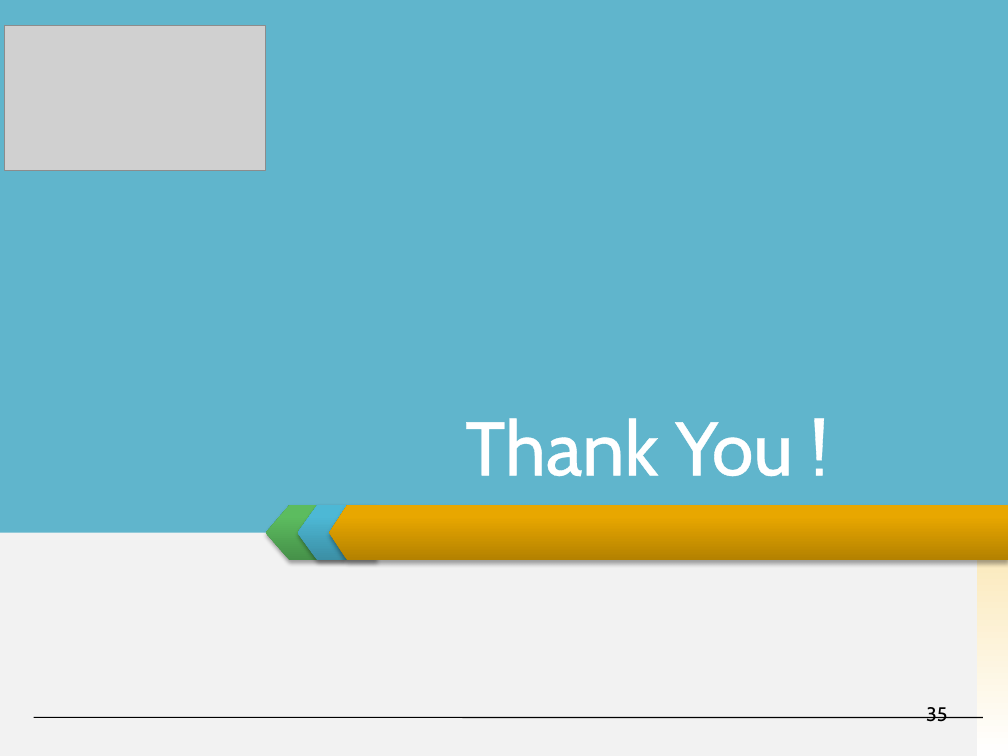
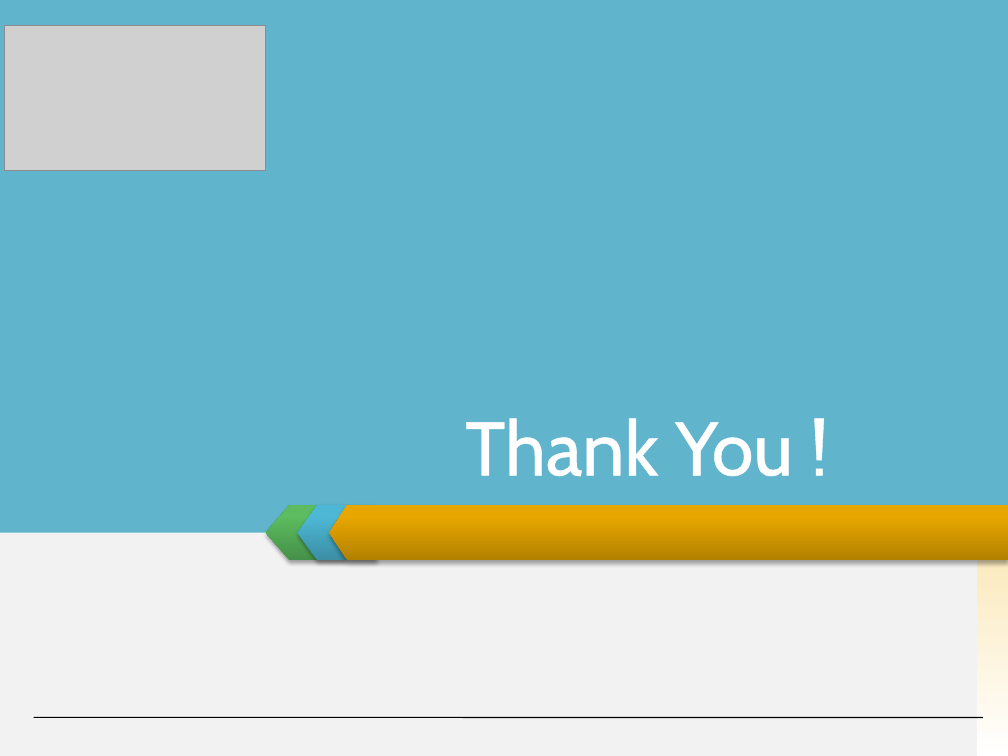
Before and after one commit to invisibleghost/e-learning-website, a slide deck: slide 35 of Document/Final report/Slide Present E-Learning.pptx. Drawn at 1008x756 pixels with LibreOffice and Linux fonts; fonts in the diff are those of the drawing; grey boxes stand for pictures. Boxes give left, top, right and bottom in pixels: in the first picture for what was removed or moved away, otherwise in the second. Text is boxed around its words. In the diff, an @@ line names an element or a change of style, - is before the commit and + after.

```diff
--- a/Document/Final report/Slide Present E-Learning.pptx
+++ b/Document/Final report/Slide Present E-Learning.pptx
@@ page number removed at (926,707,947,722) @@
-35
```
Also in this commit, not shown: 5 other slides changed, 2 slides added, 2 slides removed.
